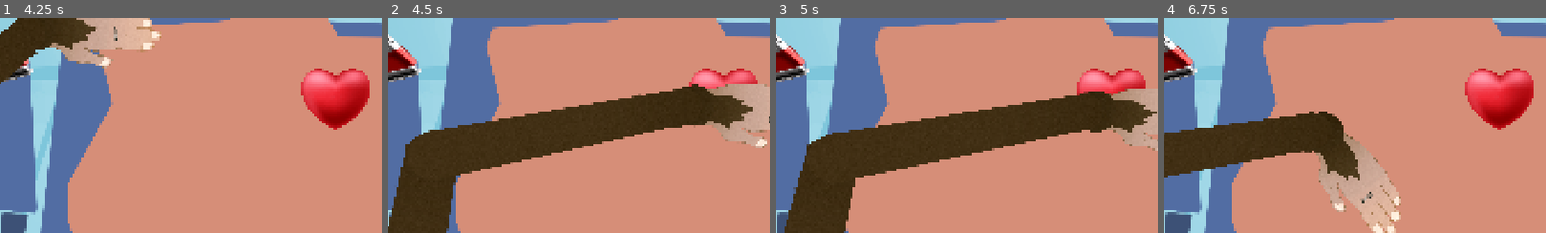
Above: before the commit, frames 1-4 (left to right).
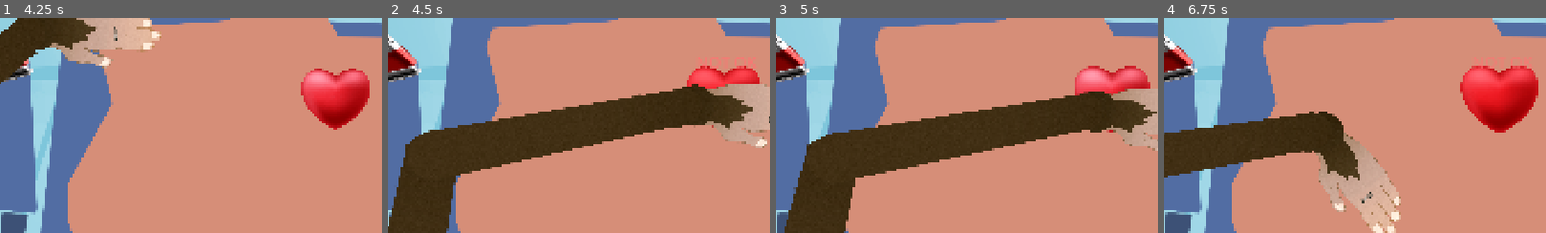
Above: after the commit, the same moments.

Repository: NathouneOne/GameJam_0226
Game: Godot game, scene res://Scenes/Game/game.tscn
The game is run twice, just before and just after one commit, with the same random seed, the same clock (stepped at 60 frames per second) and the same inputs. This scene is started directly instead of the project's main scene. The engine's default icon, where the game draws it, is replaced by a stand-in: a white triangle on a blue panel in a dark square.
Inputs (mouse positions are % of the whole screen's width and height, from its top left):
- Up to frame 1 (4.25 s): move the mouse to (45, 70) at 0.52 s; press the mouse at (45, 70) at 0.53 s; tap Enter at 1.25, 3.5 s; move the mouse to (80, 65) at 1.27 s; release the mouse at (80, 65) at 1.28 s; click (80, 65) at 1.35 s; move the mouse to (20, 35) at 2.02 s; press the mouse at (20, 35) at 2.03 s; tap Space at 2.75 s; move the mouse to (55, 50) at 2.77 s; release the mouse at (55, 50) at 2.78 s; click (55, 50) at 2.85 s; move the mouse to (35, 25) at 3.52 s; press the mouse at (35, 25) at 3.53 s
- Up to frame 2 (4.5 s): tap Space at 4.25 s; move the mouse to (72, 45) at 4.27 s; release the mouse at (72, 45) at 4.28 s; click (72, 45) at 4.35 s
- Up to frame 3 (5 s): no input
- Up to frame 4 (6.75 s): move the mouse to (30, 55) at 5.02 s; press the mouse at (30, 55) at 5.03 s; move the mouse to (60, 28) at 5.77 s; release the mouse at (60, 28) at 5.78 s; click (60, 28) at 5.85 s; tap Enter at 6.5 s; move the mouse to (45, 70) at 6.52 s; press the mouse at (45, 70) at 6.53 s
The pictures show only the part of the screen within x 16-66%, y 23-73%; the shares and areas given below are measured in that part.

Frame 1 is identical in both runs. In frame 2, 1.4% of the frame differs, in the area x 78-98%, y 18-52%; in frame 3, 0.6%; in frame 4, 2.5%, in the area x 77-98%, y 18-54%.

Commit message:
feat: interactive ok

Diff:
--- a/game-jam-0226/Scenes/Components/interactive/interactive.gd
+++ b/game-jam-0226/Scenes/Components/interactive/interactive.gd
@@ -1,7 +1,8 @@
 extends Area2D
 class_name Interactive
 
-signal interacted(interactive: Interactive, useable: Useable, hand: Node2D)
+## Emitted when this interactive is interacted with. [param target] is this interactive's parent, [param source] is the useable's parent (or null if empty hand).
+signal interacted(target: Node2D, source: Node2D, hand: Node2D)
 
 @export var enabled: bool = true
 
@@ -13,10 +14,12 @@
 		print("Interactive disabled: ", get_parent().name)
 		return false
 
-	interacted.emit(self, useable, hand)
-	var source_name: String = "empty_hand"
-	if useable != null and useable.get_parent() != null:
-		source_name = useable.get_parent().name
-	print("Interacted: ", get_parent().name, " from ", source_name, " by ", hand.name)
-
+	var target_node: Node2D = get_parent() as Node2D
+	var source_node: Node2D = null
+	if useable != null and useable.get_parent() is Node2D:
+		source_node = useable.get_parent() as Node2D
+	var source_name: String = source_node.name if source_node else "empty_hand"
+	print("[Interactive] emitting interacted target=", target_node.name, " source=", source_name, " interactive_id=", get_instance_id())
+	interacted.emit(target_node, source_node, hand)
+	print("Interacted: ", target_node.name, " from ", source_name, " by ", hand.name)
 	return true
--- a/game-jam-0226/Scenes/Components/usable/usable.gd
+++ b/game-jam-0226/Scenes/Components/usable/usable.gd
@@ -1,9 +1,8 @@
 extends Area2D
 class_name Useable
 
-signal used(useable: Useable, hand: Node2D)
-signal used_on(useable: Useable, interactive: Interactive, hand: Node2D)
-signal use_finished(useable: Useable, hand: Node2D, has_interacted: bool)
+## Emitted when this useable is used. [param owner] is the parent node (the object being used). [param target] is the interactive's parent, or null if used in hand / no target.
+signal used(owner: Node2D, target: Node2D, hand: Node2D)
 
 @export var enabled: bool = true
 
@@ -14,19 +13,18 @@
 	if not enabled:
 		print("Useable disabled: ", get_parent().name)
 		return false
-
-	used.emit(self, hand)
-	print("Used: ", get_parent().name, " by ", hand.name)
-
-	var has_interacted: bool = false
+	var owner_node: Node2D = get_parent() as Node2D
+	var target_node: Node2D = null
 	var areas: Array[Area2D] = get_overlapping_areas()
 	for area: Area2D in areas:
 		if area is Interactive:
 			var interactive: Interactive = area as Interactive
 			if interactive.interact(self, hand):
-				has_interacted = true
-				used_on.emit(self, interactive, hand)
-				print("Useable ", get_parent().name, " interacted with ", interactive.get_parent().name)
-
-	use_finished.emit(self, hand, has_interacted)
-	return has_interacted
+				target_node = interactive.get_parent() as Node2D
+				print("Useable ", owner_node.name, " interacted with ", target_node.name)
+				break
+	if target_node == null:
+		print("Used: ", owner_node.name, " by ", hand.name)
+	print("[Useable] emitting used owner=", owner_node.name, " target=", target_node.name if target_node else "null", " useable_id=", get_instance_id())
+	used.emit(owner_node, target_node, hand)
+	return target_node != null
--- a/game-jam-0226/Scenes/Defibrilateur/coeur.gd
+++ b/game-jam-0226/Scenes/Defibrilateur/coeur.gd
@@ -5,16 +5,14 @@
 @onready var flash_feedback: FlashFeedback = $FlashFeedback
 
 func _ready() -> void:
+	print("[Coeur] _ready name=", name, " interactive=", interactive, " interactive_id=", interactive.get_instance_id() if interactive else 0)
 	interactive.interacted.connect(_on_interacted)
+	print("[Coeur] connected to interactive.interacted")
 
-func _on_interacted(_interactive: Interactive, useable: Useable, _hand: Node2D) -> void:
-	print("COEUR INTERACTED")
-	var is_ok: bool = false
-	if useable != null:
-		var source: Node = useable.get_parent()
-		if source is Defibrillator:
-			is_ok = true
-
+func _on_interacted(_target: Node2D, source: Node2D, _hand: Node2D) -> void:
+	print("[Coeur] _on_interacted CALLED target=", _target.name if _target else "null", " source=", source.name if source else "null")
+	print("Heart interacted with: ", source.name if source else "null")
+	var is_ok: bool = source is Defibrillator
 	if is_ok:
 		flash_feedback.flash_ok()
 		print("Heart feedback: OK")
--- a/game-jam-0226/Scenes/Defibrilateur/defibrilateur.gd
+++ b/game-jam-0226/Scenes/Defibrilateur/defibrilateur.gd
@@ -4,25 +4,14 @@
 @onready var useable: Useable = $Useable
 @onready var flash_feedback: FlashFeedback = $FlashFeedback
 
-var _used_on_heart: bool = false
+func _ready() -> void:
+	print("[Defibrilateur] _ready name=", name, " useable=", useable, " useable_id=", useable.get_instance_id() if useable else 0)
+	useable.used.connect(_on_used)
+	print("[Defibrilateur] connected to useable.used")
 
-func _ready() -> void:
-	useable.used.connect(_on_used)
-	useable.used_on.connect(_on_used_on)
-	useable.use_finished.connect(_on_use_finished)
-
-func _on_used(_useable: Useable, _hand: Node2D) -> void:
-	print("defibrilateur _on_used")
-	_used_on_heart = false
-
-func _on_used_on(_useable: Useable, interactive: Interactive, _hand: Node2D) -> void:
-	print("defibrilateur _on_used_on")
-	var target: Node = interactive.get_parent()
+func _on_used(_owner: Node2D, target: Node2D, _hand: Node2D) -> void:
+	print("[Defibrilateur] _on_used CALLED owner=", _owner.name if _owner else "null", " target=", target.name if target else "null")
 	if target is Heart:
-		_used_on_heart = true
-
-func _on_use_finished(_useable: Useable, _hand: Node2D, _has_interacted: bool) -> void:
-	if _used_on_heart:
 		flash_feedback.flash_ok()
 		print("Defibrillator feedback: OK")
 	else:
--- a/game-jam-0226/Scenes/Game/game.tscn
+++ b/game-jam-0226/Scenes/Game/game.tscn
@@ -80,8 +80,6 @@
 
 [node name="Defibrilateur" parent="." unique_id=94439545 groups=["defibrillator_tools"] instance=ExtResource("3_qikps")]
 position = Vector2(213, 329)
-script = null
 
 [node name="Coeur" parent="." unique_id=1087108802 groups=["heart_targets"] instance=ExtResource("4_ciybh")]
 position = Vector2(1151, 451)
-script = null
Not shown: 1 places in game-jam-0226/Scenes/Scalpel/Plaie.tscn that only renumber resources
